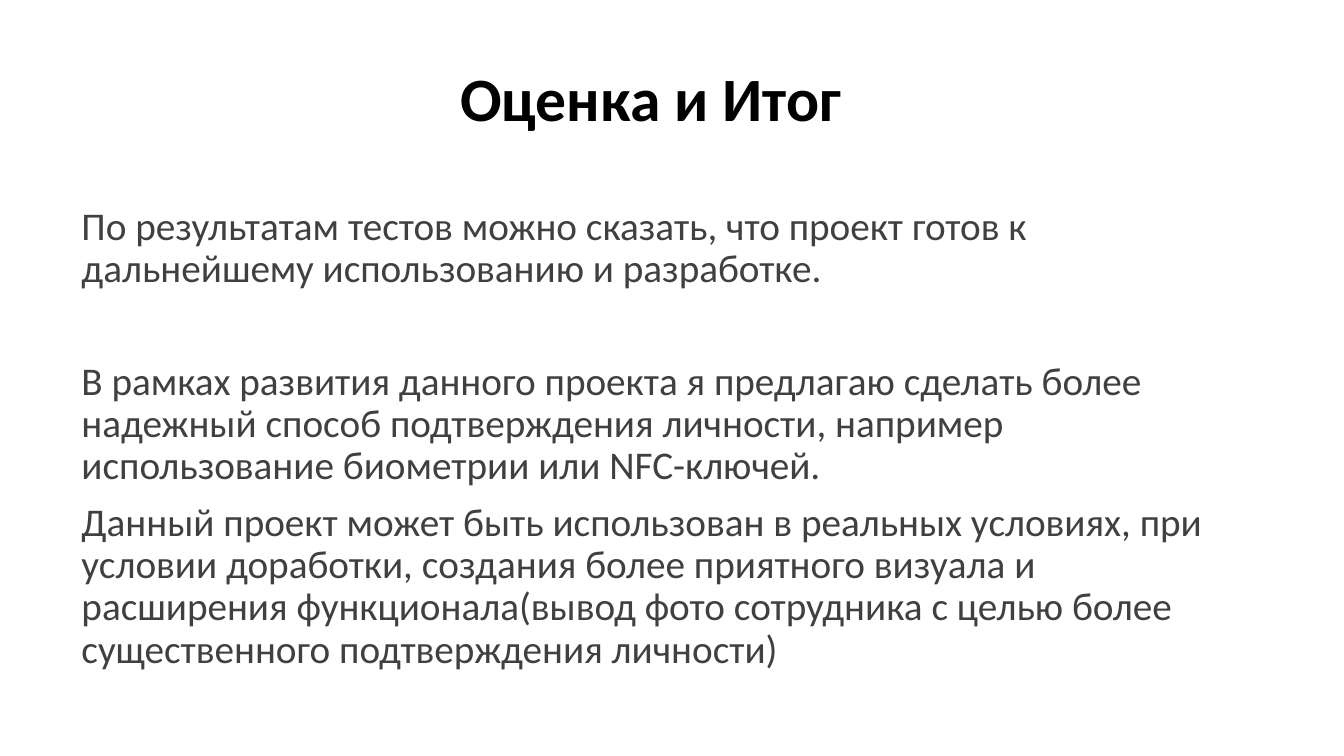
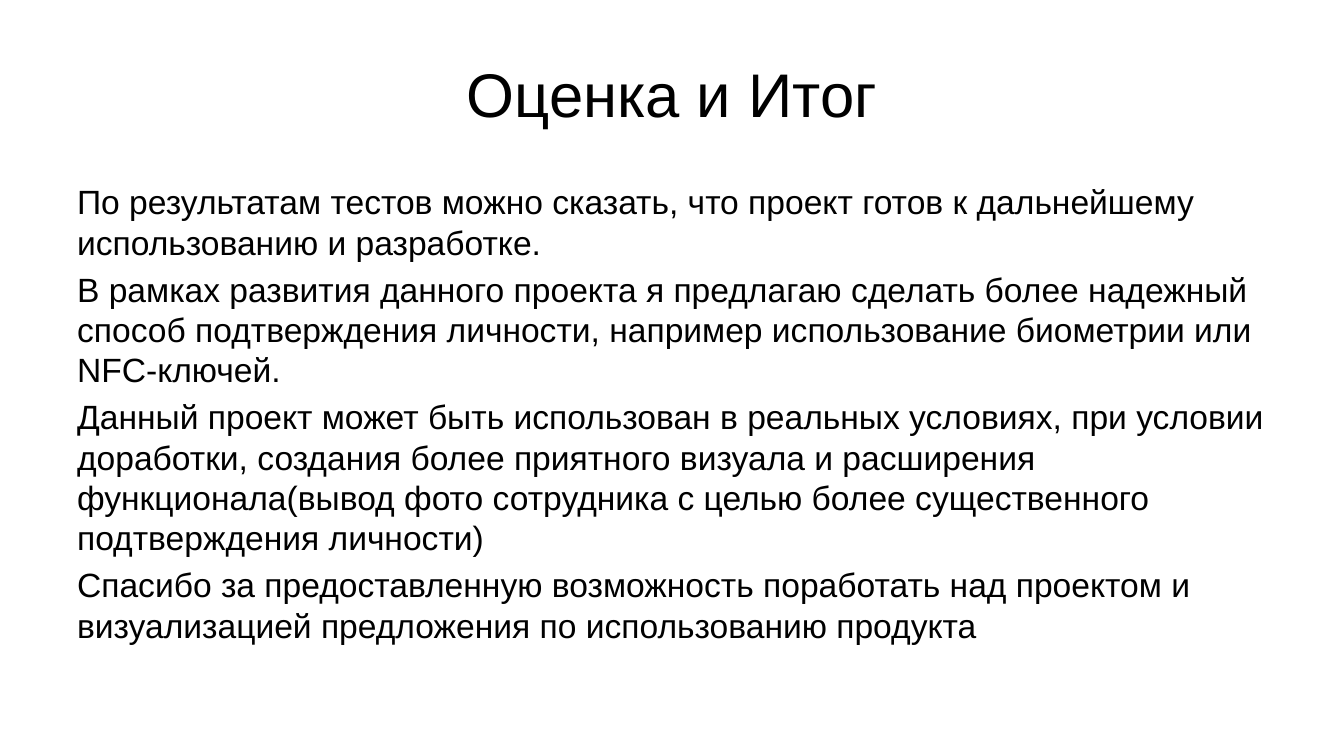
Before and after one commit to Asphie/Asphie, a slide deck: slide 13 of Проектная работа ЯП.pptx (slide 12 before the commit). Drawn at 1344x756 pixels with LibreOffice and Linux fonts; fonts in the diff are those of the drawing. Boxes give left, top, right and bottom in pixels: in the first picture for what was removed or moved away, otherwise in the second. Text is boxed around its words. In the diff, an @@ line names an element or a change of style, - is before the commit and + after.

```diff
--- a/Проектная работа ЯП.pptx
+++ b/Проектная работа ЯП.pptx
@@ title "Оценка и Итог" at [467, 74, 876, 129]: font Calibri to Arial, bold off; line spacing 0.9 to 1 @@
@@ text "По результатам тестов можно сказать, ...": place and size @@
-text "По результатам тестов можно сказать, ..." at [81, 215, 1202, 670]
+text "По результатам тестов можно сказать, ..." at [77, 189, 1263, 645]
@@ text at [77, 189, 1263, 557]: size 28 to 24 pt, font Calibri to Arial, text colour #404040 to #000000 in "По результатам тестов можно сказать, что проект ...", "В рамках развития данного проекта я предлагаю ...", "Данный проект может быть использован в реальных ..."; line spacing 0.9 to 1; less space between paragraphs @@
@@ text at [77, 572, 1190, 645]: paragraph added @@
+Спасибо за предоставленную возможность поработать над проектом и визуализацией предложения по использованию продукта
```
Also in this commit, not shown: 10 other slides changed, 1 slide added.
